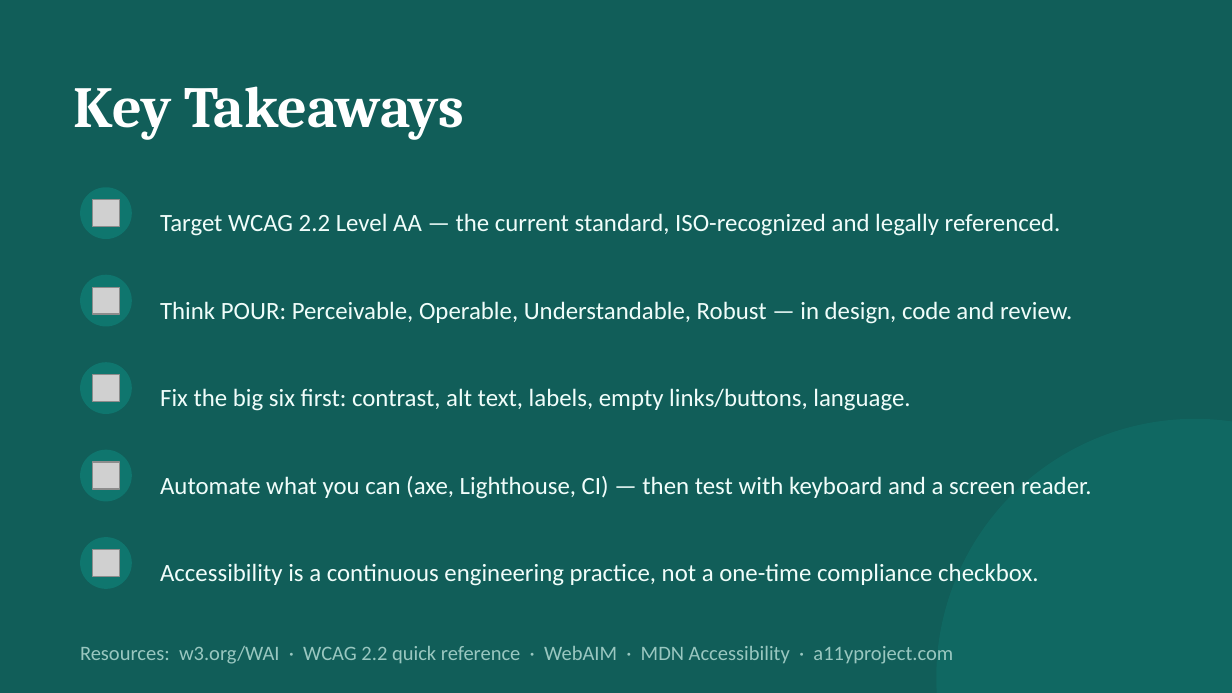
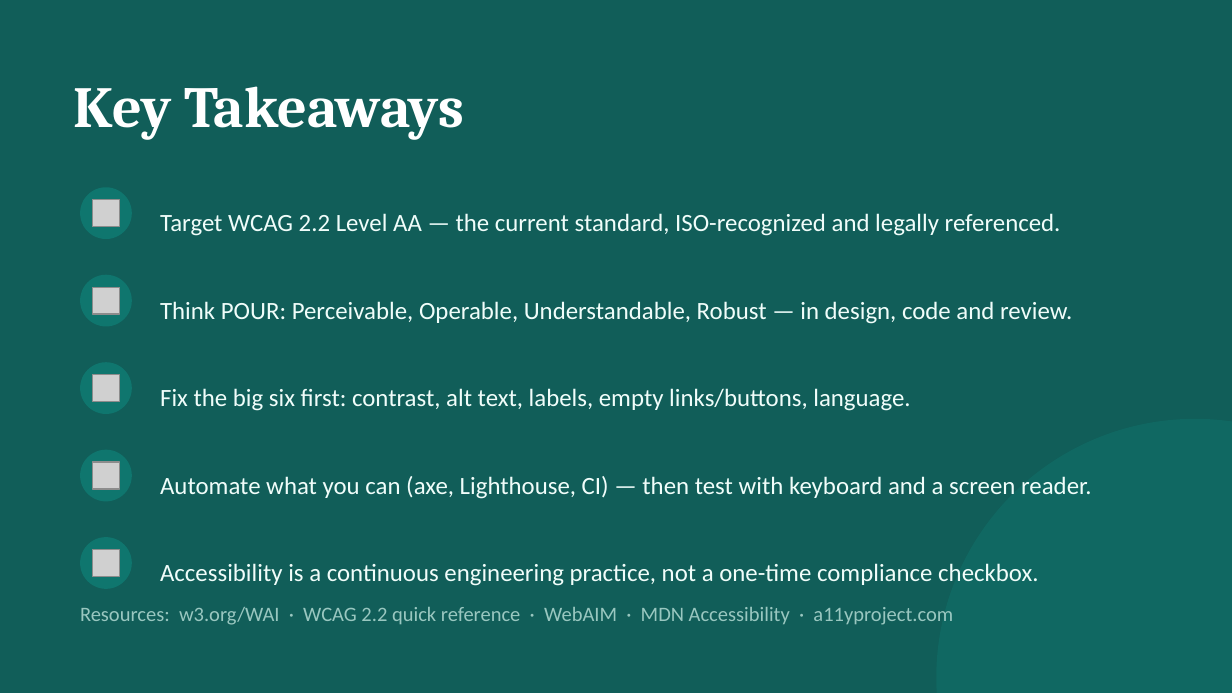
Before and after one commit to BrendonHit6/rd-performance-articles, a slide deck: slide 21 of presentations/wcag-a11y.pptx (slide 20 before the commit). Drawn at 1232x693 pixels with LibreOffice and Linux fonts; fonts in the diff are those of the drawing; grey boxes stand for pictures. Boxes give left, top, right and bottom in pixels: in the first picture for what was removed or moved away, otherwise in the second. Text is boxed around its words. In the diff, an @@ line names an element or a change of style, - is before the commit and + after.

```diff
--- a/presentations/wcag-a11y.pptx
+++ b/presentations/wcag-a11y.pptx
@@ text "Resources: w3.org/WAI · WCAG 2.2 ..." moved from (x1=80, y1=646, x2=953, y2=664) to (x1=80, y1=607, x2=953, y2=625) @@
```
Also in this commit, not shown: 5 other slides changed, 1 slide added, 8 other files.
